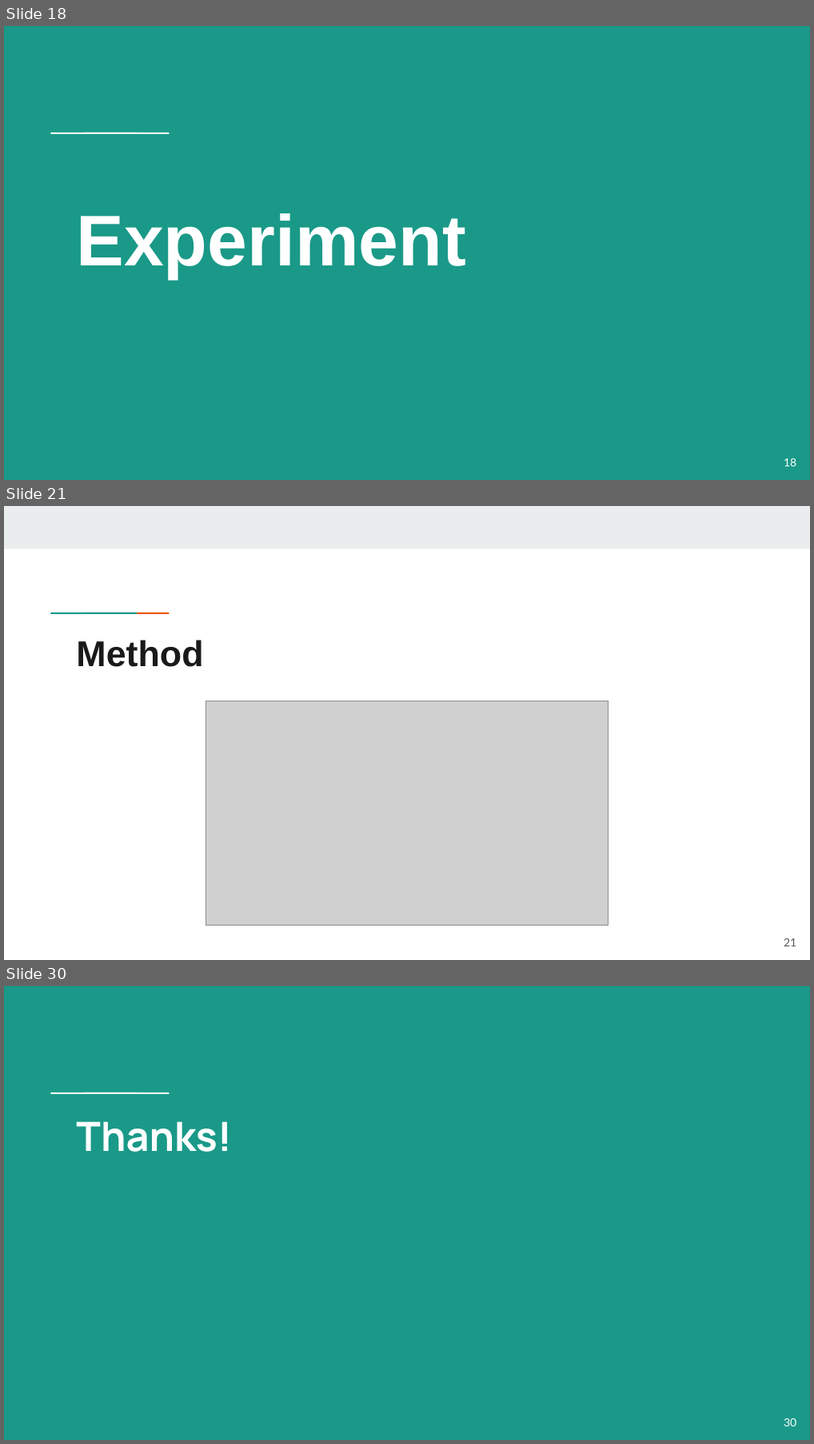
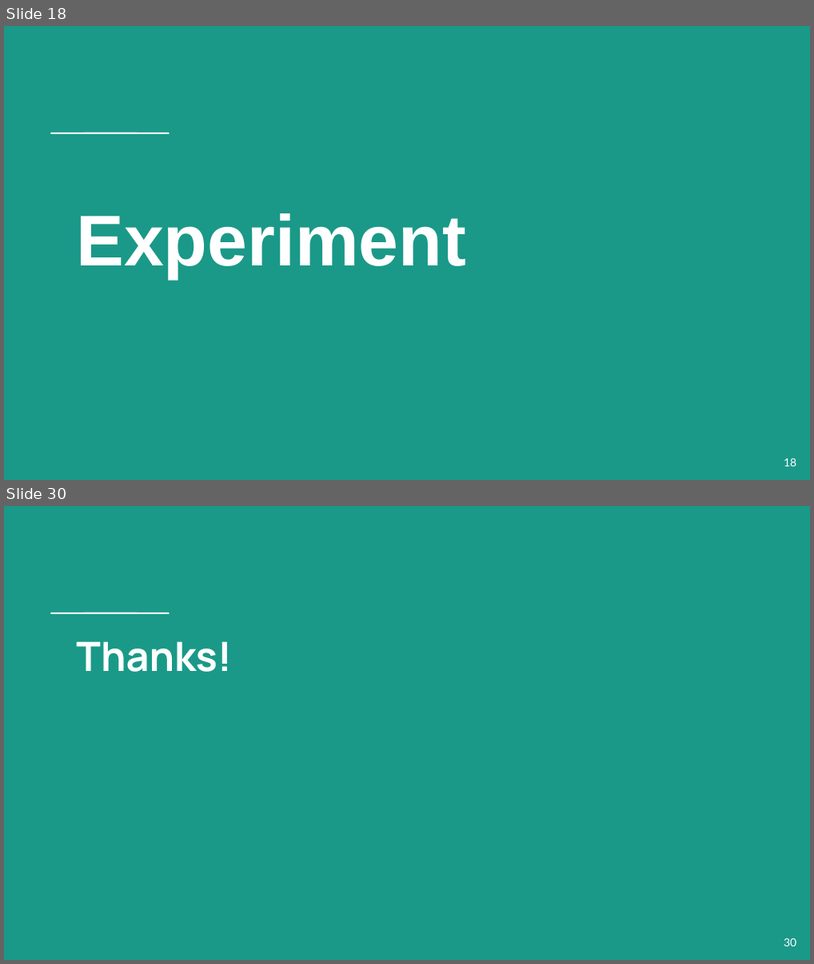
Before and after one commit to jackyh1999/NTUST, a slide deck: IR資訊檢索_第9組_FinalProject.pptx. Shown one above the other, each under a label of ours: slides 18, 21 and 30 before the commit, slides 18 and 30 after it; the slides between them are not shown. The pictures are 814x1444 and 814x964 pixels, drawn with LibreOffice and Linux fonts; fonts in the diff are those of the drawing; grey boxes stand for pictures. Boxes give left, top, right and bottom in pixels: in the first picture for what was removed or moved away, otherwise in the second. Text is boxed around its words. In the diff, an @@ line names an element or a change of style, - is before the commit and + after.

```diff
--- a/IR資訊檢索_第9組_FinalProject.pptx
+++ b/IR資訊檢索_第9組_FinalProject.pptx
@@ slide 21 removed at (4,506,810,960), background #FFFFFF @@
@@ rectangle removed at (4,506,810,548) @@
@@ rectangle removed at (78,611,110,615) @@
@@ rectangle removed at (110,611,142,615) @@
@@ title removed at (76,640,203,667) @@
-Method
@@ picture removed at (206,700,609,924) @@
@@ page number removed at (784,938,797,946) @@
-21
```
Also in this commit, not shown: 18 slides changed, 1 slide added.
